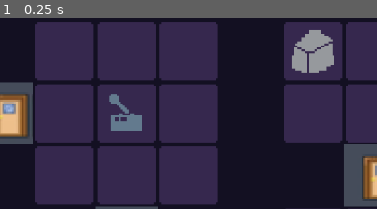
Above: before the commit, frame 1.
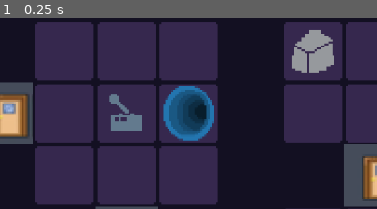
Above: after the commit, the same moment.

Repository: dmfv/probable-waddle
Game: Godot game, scene res://gameplay.tscn
The game is run twice, just before and just after one commit, with the same random seed, the same clock (stepped at 60 frames per second) and the same inputs.
Inputs:
- Up to frame 1 (0.25 s): no input
The pictures show only the part of the screen within x 37-87%, y 1-50%; the shares and areas given below are measured in that part.

The runs differ from the first frame. In frame 1, 3.1% of the frame differs, in the area x 43-57%, y 35-65%.

Commit message:
blue_portal for level 0

Diff:
--- /dev/null
+++ b/Objects/blue_portal.tscn
@@ -0,0 +1,19 @@
+[gd_scene load_steps=4 format=3 uid="uid://brdjhbchajsxd"]
+
+[ext_resource type="Script" path="res://Objects/switch.gd" id="1_vqxv2"]
+[ext_resource type="Texture2D" uid="uid://cc4bq88w884o1" path="res://Sprites/blueportals.png" id="2_ana1i"]
+[ext_resource type="Script" path="res://Components/interactable_component.gd" id="3_jsusq"]
+
+[node name="Blue_Portal" type="Node2D"]
+script = ExtResource("1_vqxv2")
+
+[node name="Sprite" type="Sprite2D" parent="."]
+position = Vector2(16, 16)
+texture = ExtResource("2_ana1i")
+hframes = 4
+
+[node name="InteractableComponent" type="Node" parent="."]
+script = ExtResource("3_jsusq")
+activate_by_player = false
+
+[connection signal="just_interacted" from="InteractableComponent" to="." method="_on_just_interacted"]
--- a/Scenes/Levels/1/level.tscn
+++ b/Scenes/Levels/1/level.tscn
@@ -7,6 +7,7 @@
 [ext_resource type="Script" path="res://Scenes/Levels/1/sublevel.gd" id="3_tca36"]
 [ext_resource type="PackedScene" uid="uid://cpiancq5mgv4j" path="res://Objects/rock.tscn" id="4_57b4m"]
 [ext_resource type="PackedScene" uid="uid://dxvrtbh5gku7w" path="res://Objects/switch.tscn" id="5_ivcgl"]
+[ext_resource type="PackedScene" uid="uid://brdjhbchajsxd" path="res://Objects/blue_portal.tscn" id="8_a85fq"]
 [ext_resource type="PackedScene" uid="uid://dntmfab6tikbf" path="res://Objects/door.tscn" id="9_im4vm"]
 [ext_resource type="PackedScene" uid="uid://br5x8txk6rgmc" path="res://Objects/hand_door.tscn" id="9_o6n8i"]
 
@@ -85,7 +86,11 @@
 
 [node name="Hand_Door" parent="SubLevel_0/Objects" instance=ExtResource("9_o6n8i")]
 
+[node name="Blue_Portal" parent="SubLevel_0/Objects" instance=ExtResource("8_a85fq")]
+position = Vector2(32, -64)
+
 [node name="SubLevel_1" type="Node2D" parent="."]
+visible = false
 script = ExtResource("3_tca36")
 
 [node name="TileMap" type="TileMap" parent="SubLevel_1"]
Not shown: 1 places in Scenes/Levels/1/level.tscn that only renumber resources
Binary file added: Sprites/blueportals.png
Not shown, added: Sprites/blueportals.png.import
Binary file added: blueportals.png
Not shown, added: blueportals.png.import
